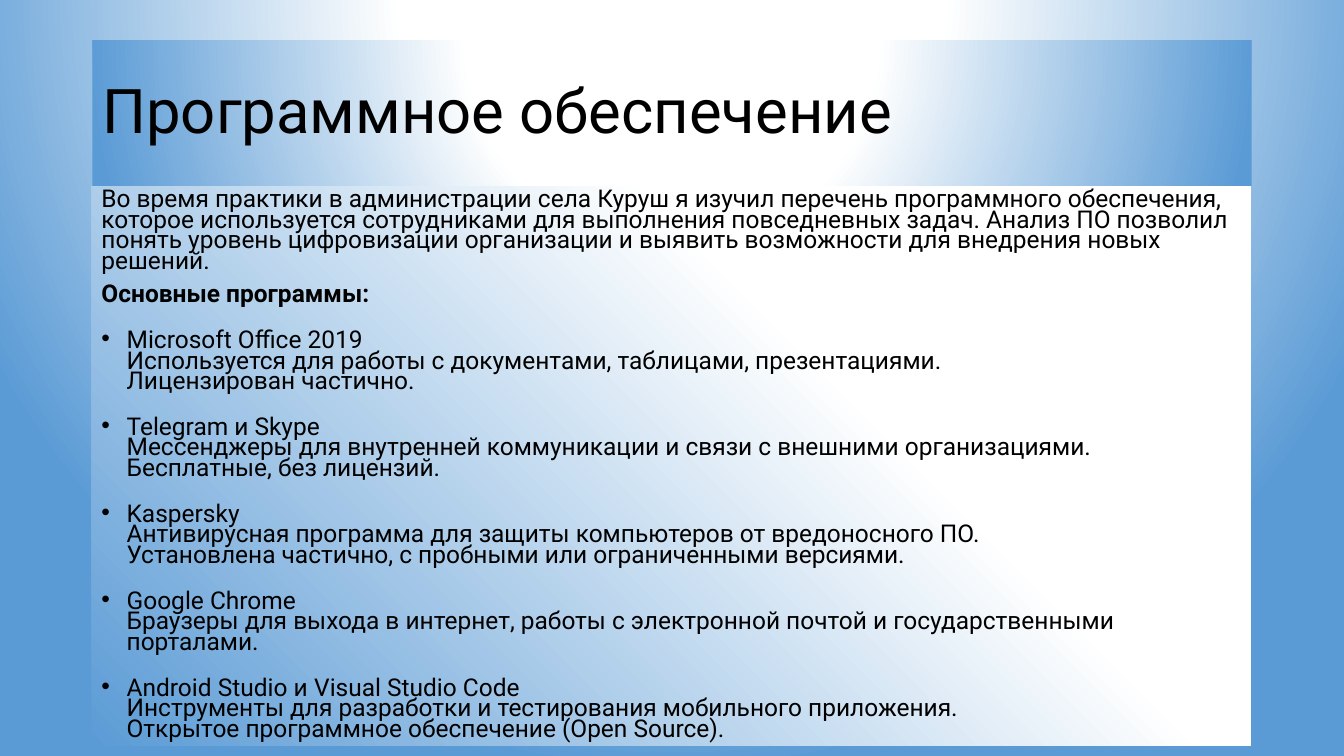
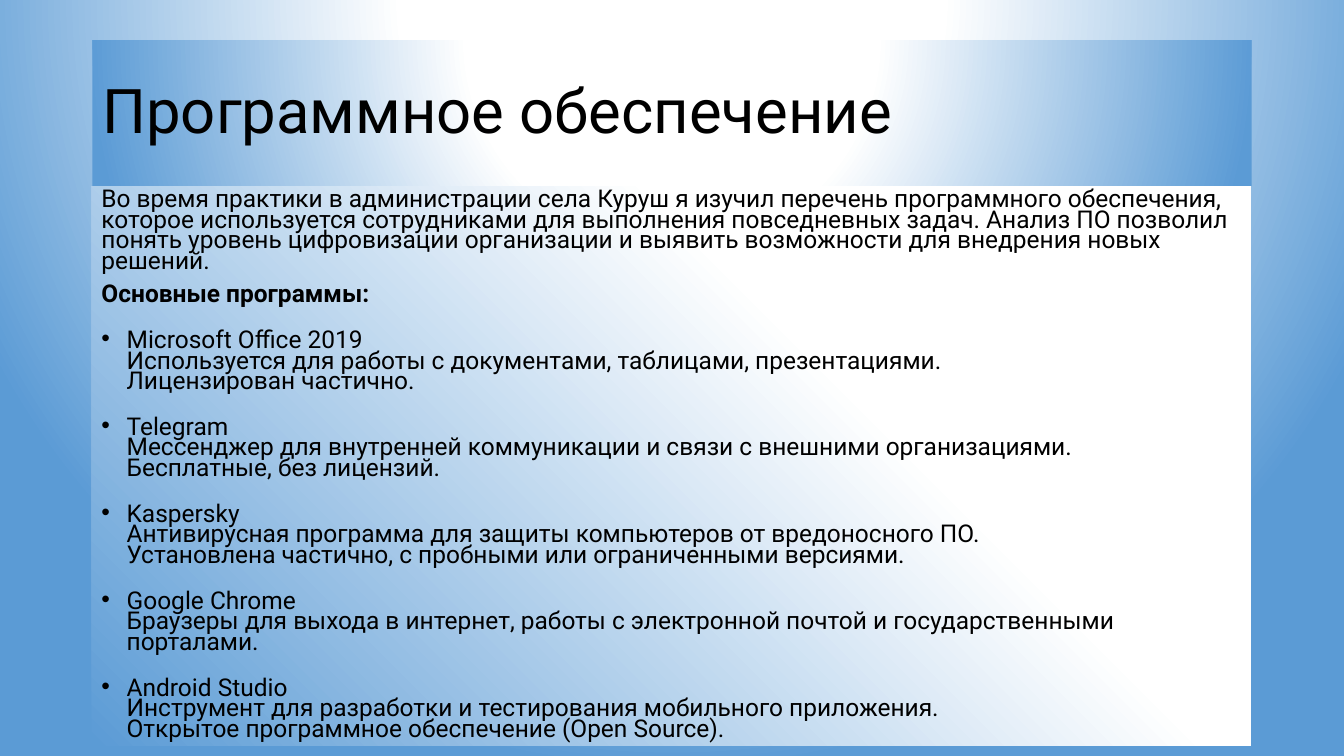
Before and after one commit to JamikKhidirov/-1212, a slide deck: slide 6 of Презентация места практики.pptx. Drawn at 1344x756 pixels with LibreOffice and Linux fonts; fonts in the diff are those of the drawing. Boxes give left, top, right and bottom in pixels: in the first picture for what was removed or moved away, otherwise in the second. Text is boxed around its words. In the diff, an @@ line names an element or a change of style, - is before the commit and + after.

```diff
--- a/Презентация места практики.pptx
+++ b/Презентация места практики.pptx
@@ text at box(127, 416, 1072, 480): text changed @@
-• Telegram и Skype
-  Мессенджеры для внутренней коммуникации и связи с внешними организациями.
-  Бесплатные, без лицензий.
+• Telegram
+  Мессенджер для внутренней коммуникации и связи с внешними организациями.
+  Бесплатные, без лицензий.
@@ text at box(127, 677, 939, 743): text changed @@
-• Android Studio и Visual Studio Code
-  Инструменты для разработки и тестирования мобильного приложения.
-  Открытое программное обеспечение (Open Source).
+• Android Studio
+  Инструмент для разработки и тестирования мобильного приложения.
+  Открытое программное обеспечение (Open Source).
```
